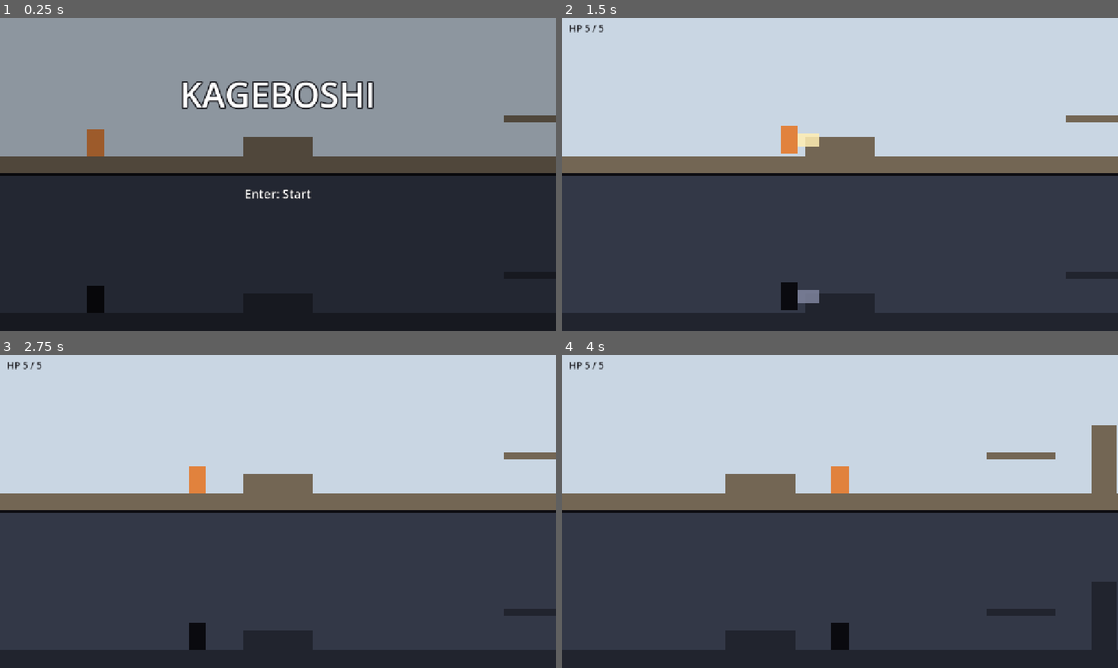
Above: before the commit, frames 1-4 (two rows, left to right).
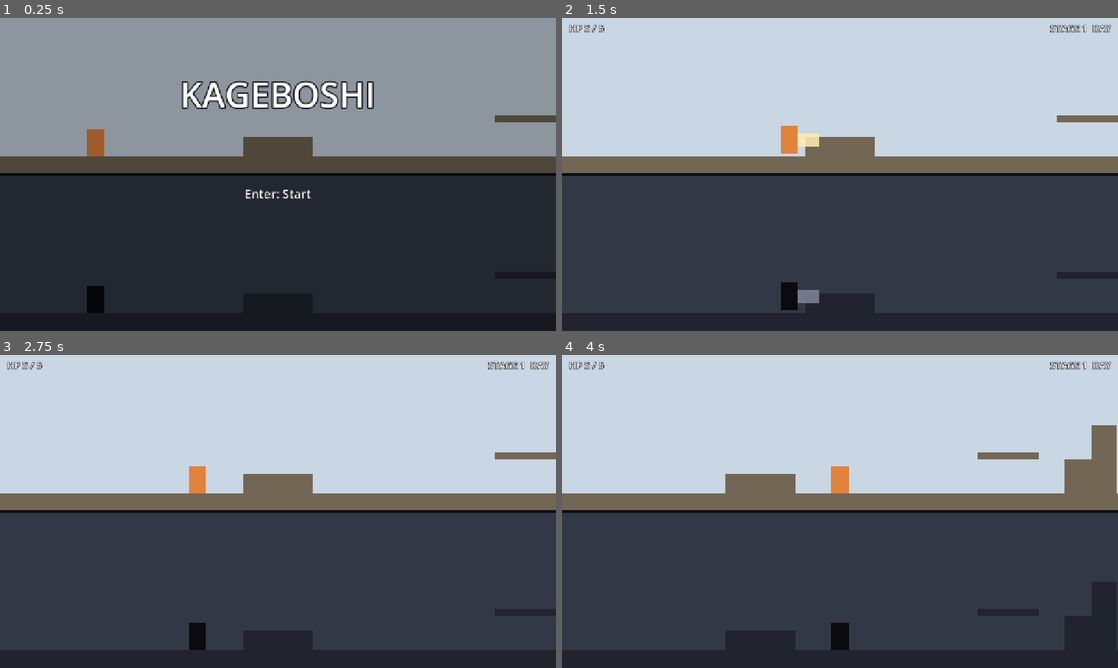
Above: after the commit, the same moments.

Repository: bannzai/kageboshi
Game: Godot game, scene res://scenes/main.tscn
The game is run twice, just before and just after one commit, with the same random seed, the same clock (stepped at 60 frames per second) and the same inputs.
Inputs (mouse positions are in pixels of both pictures, inside the frame that each line leads up to):
- Up to frame 1 (0.25 s): no input
- Up to frame 2 (1.5 s): tap Enter (confirm) at 0.5 s; move the mouse to (962, 158) at 0.52 s; hold Right (move_right) from 0.53 s (still down); tap J (attack) at 0.6, 1.35 s; click (962, 158) at 0.67 s; tap Space (jump) at 0.77 s; move the mouse to (728, 190) at 1.27 s
- Up to frame 3 (2.75 s): tap Space (jump) at 1.52 s; move the mouse to (333, 442) at 2.02 s; release Right (move_right) at 2.03 s; hold Left (move_left) from 2.03 s (still down); tap Enter (confirm) at 2.1 s; tap J (attack) at 2.3 s
- Up to frame 4 (4 s): move the mouse to (812, 574) at 2.77 s; release Left (move_left) at 2.78 s; hold Right (move_right) from 2.78 s (still down); tap J (attack) at 2.85, 3.6 s; click (812, 574) at 2.92 s; tap Space (jump) at 3.02, 3.77 s; move the mouse to (1006, 558) at 3.52 s

The runs differ from the first frame. In frame 1, less than 0.1% of the frame differs, in the area x 89-91%, y 31-34%; in frame 2, 0.4%; in frame 3, 0.4%; in frame 4, 1.6%, in the area x 1-99%, y 2-95%.

Commit message:
昼・夕方・夜のステージを定義し、ステージクリアから次のステージへ進める
- scripts/stage.gd を定数の束からステージ 1 本分の型 (名前・横幅・空の色・地形・敵・光源) に変え、
  地面・左右の端の壁・天井・ゴールは横幅から導く
- scripts/stages.gd に遊ぶ順のステージを定義する。昼は高い光源だけ (影が縮む)、夕方は低い光源だけ
  (影が伸びる)、夜は高さの違う光源を 4 本点在させる。昼の壁の手前に段を足し、地面から跳び移れるようにする
- GameState に遊んでいるステージの番号を持たせる。ステージクリアの Enter で次のステージへ進み、
  最後のステージのクリアとタイトルへ戻る遷移で最初のステージに戻る
- main.gd は GameState のステージから地形・光源・敵・ゴール・空の色を置き、影とスクロールの計算は
  ステージの光源・横幅を引数で受ける純粋な関数のままにする
- 画面右上にステージの番号と名前を出し、ステージクリアの表示に次の操作 (Next Stage / Title) を出す

Diff:
--- a/scenes/main.tscn
+++ b/scenes/main.tscn
@@ -102,9 +102,23 @@
 offset_top = 8.0
 offset_right = 216.0
 offset_bottom = 40.0
-theme_override_colors/font_color = Color(0.1, 0.1, 0.12, 1)
+theme_override_colors/font_color = Color(1, 1, 1, 1)
+theme_override_colors/font_outline_color = Color(0.05, 0.05, 0.07, 1)
+theme_override_constants/outline_size = 6
 theme_override_font_sizes/font_size = 22
 text = "HP 5 / 5"
+
+[node name="StageLabel" type="Label" parent="Overlay"]
+offset_left = 864.0
+offset_top = 8.0
+offset_right = 1264.0
+offset_bottom = 40.0
+theme_override_colors/font_color = Color(1, 1, 1, 1)
+theme_override_colors/font_outline_color = Color(0.05, 0.05, 0.07, 1)
+theme_override_constants/outline_size = 6
+theme_override_font_sizes/font_size = 22
+text = "STAGE 1  DAY"
+horizontal_alignment = 2
 
 [node name="Screens" type="CanvasLayer" parent="."]
 layer = 2
@@ -218,6 +232,6 @@
 offset_bottom = 430.0
 theme_override_colors/font_color = Color(1, 1, 1, 1)
 theme_override_font_sizes/font_size = 28
-text = "Enter: Title"
-horizontal_alignment = 1
-vertical_alignment = 1
+text = "Enter: Next Stage"
+horizontal_alignment = 1
+vertical_alignment = 1
--- a/scripts/game_state.gd
+++ b/scripts/game_state.gd
@@ -1,6 +1,6 @@
 extends Node
 ## ゲーム進行の状態 (autoload の GameState)。いま表示している画面 (タイトル・プレイ中・ポーズ・ゲームオーバー・
-## ステージクリア) と、主人公と影で共有する体力、被弾直後の無敵時間を持つ。
+## ステージクリア) と遊んでいるステージ、主人公と影で共有する体力、被弾直後の無敵時間を持つ。
 ## 体力が 0 になるとゲームオーバーの画面に移る。
 
 ## 表示している画面。ステージが進むのは PLAYING の間だけ
@@ -8,22 +8,30 @@
 ## 画面を切り替える操作 (project.godot の入力の confirm / pause / quit_to_title)
 enum Command { CONFIRM, PAUSE, QUIT }
 
+## 遊ぶ順に並べたステージの一覧
+const Stages := preload("res://scripts/stages.gd")
+## ステージ 1 本の定義
+const Stage := preload("res://scripts/stage.gd")
+
 ## 体力の最大値。上下の画面の敵に 1 回ずつ触れても半分以上残り、立て直せる値にする
 const MAX_HP: int = 5
 ## 被弾してから次のダメージを受けない時間 (秒)。敵に触れ続けても毎フレーム減らないようにする
 const INVINCIBLE_TIME: float = 1.0
 ## 画面ごとに受け付ける操作と、その操作で移る画面。ここに無い操作はその画面では何もしない。
-## ゲームオーバーとステージクリアへは操作ではなく、体力 (take_damage) とゴール (clear_stage) で移る
+## ゲームオーバーとステージクリアへは操作ではなく、体力 (take_damage) とゴール (clear_stage) で移る。
+## 最後のステージのクリアの画面では、CONFIRM でプレイ中ではなくタイトルへ移る (next_screen)
 const TRANSITIONS: Dictionary = {
 	Screen.TITLE: {Command.CONFIRM: Screen.PLAYING},
 	Screen.PLAYING: {Command.PAUSE: Screen.PAUSED},
 	Screen.PAUSED: {Command.PAUSE: Screen.PLAYING, Command.QUIT: Screen.TITLE},
 	Screen.GAME_OVER: {Command.CONFIRM: Screen.PLAYING, Command.QUIT: Screen.TITLE},
-	Screen.CLEAR: {Command.CONFIRM: Screen.TITLE},
+	Screen.CLEAR: {Command.CONFIRM: Screen.PLAYING},
 }
 
 ## 表示している画面。起動時はタイトル
 var screen: Screen = Screen.TITLE
+## 遊んでいるステージの番号 (Stages.all() の添字)。起動時とタイトルへ戻った時は最初のステージ
+var stage_index: int = 0
 ## 残りの体力
 var hp: int = MAX_HP
 ## 無敵の残り時間 (秒)。0 より大きい間はダメージを受けない
@@ -44,6 +52,16 @@
 ## 体力が 0 になってゲームオーバーの画面にいるか
 func is_game_over() -> bool:
 	return screen == Screen.GAME_OVER
+
+
+## 遊んでいるステージ
+func current_stage() -> Stage:
+	return Stages.all()[stage_index]
+
+
+## 遊んでいるステージが最後のステージか
+func is_last_stage() -> bool:
+	return stage_index >= Stages.count() - 1
 
 
 ## 無敵の間か
@@ -77,23 +95,42 @@
 ## command の操作で画面を移す。遊んでいたステージを捨てて最初から作り直す遷移なら、体力を戻して true を返す
 ## (呼び出し側はステージのシーンを読み込み直す)
 func send(command: Command) -> bool:
-	var next: Screen = next_screen(screen, command)
+	var next: Screen = next_screen(screen, command, is_last_stage())
 	if next == screen:
 		return false
 	var restart: bool = restarts_stage(screen, next)
+	stage_index = next_stage_index(screen, next, stage_index)
 	screen = next
 	if restart:
 		reset()
 	return restart
 
 
-## from の画面で command を操作した時に移る画面。受け付けない操作なら from のまま
-static func next_screen(from: Screen, command: Command) -> Screen:
+## from の画面で command を操作した時に移る画面。受け付けない操作なら from のまま。
+## last_stage は遊んでいるステージが最後のステージか (最後のステージのクリアからはタイトルへ移る)
+static func next_screen(from: Screen, command: Command, last_stage: bool) -> Screen:
 	var commands: Dictionary = TRANSITIONS.get(from, {})
-	return commands.get(command, from)
+	var next: Screen = commands.get(command, from)
+	if from == Screen.CLEAR and next == Screen.PLAYING and last_stage:
+		return Screen.TITLE
+	return next
 
 
-## from から to の画面へ移る時に、遊んでいたステージを最初から作り直すか。タイトルへ戻る時と、
-## ゲームオーバーからやり直す時に作り直す (ポーズからの再開とタイトルからの開始は、今のステージのまま続ける)
+## from から to の画面へ移る時に、遊んでいたステージを最初から作り直すか。タイトルへ戻る時、
+## ゲームオーバーからやり直す時と、ステージクリアから次のステージへ進む時に作り直す
+## (ポーズからの再開とタイトルからの開始は、今のステージのまま続ける)
 static func restarts_stage(from: Screen, to: Screen) -> bool:
-	return to == Screen.TITLE or (from == Screen.GAME_OVER and to == Screen.PLAYING)
+	return (
+		to == Screen.TITLE
+		or (to == Screen.PLAYING and (from == Screen.GAME_OVER or from == Screen.CLEAR))
+	)
+
+
+## from から to の画面へ移った後に遊ぶステージの番号。index は移る前のステージの番号。
+## タイトルへ戻ると最初のステージに、ステージクリアからプレイ中へ移ると次のステージになる
+static func next_stage_index(from: Screen, to: Screen, index: int) -> int:
+	if to == Screen.TITLE:
+		return 0
+	if from == Screen.CLEAR and to == Screen.PLAYING:
+		return index + 1
+	return index
--- a/scripts/main.gd
+++ b/scripts/main.gd
@@ -4,9 +4,10 @@
 ## 左右の動きが逆になり、光源の高さで伸び縮みする (scripts/light.gd)。
 ## 敵は上下どちらの画面にも出て、主人公・影のどちらが触れても共有の体力 (GameState) が減る。
 ## ステージが進むのはプレイ中の画面の間だけで、タイトル・ポーズ・ゲームオーバー・ステージクリアの画面は
-## GameState の画面に合わせて重ねて表示する。ステージを最初からやり直す時はこのシーンを読み込み直す。
-
-## 地形・敵の出現位置・光源の定義
+## GameState の画面に合わせて重ねて表示する。ステージを最初からやり直す時と次のステージへ進む時は、このシーンを
+## 読み込み直す。遊んでいるステージ (昼・夕方・夜) は GameState が持つ。
+
+## ステージ 1 本の地形・敵の出現位置・光源の定義
 const Stage := preload("res://scripts/stage.gd")
 ## 光源による影の反転と倍率の計算
 const Light := preload("res://scripts/light.gd")
@@ -60,7 +61,7 @@
 
 ## カメラの横スクロール量 (画面の左端のステージ上の x)
 var scroll_x: float = 0.0
-## Stage.SPAWNS のうち出現させた数 (先頭から)
+## ステージの敵の出現位置 (Stage.spawns) のうち出現させた数 (先頭から)
 var spawned_count: int = 0
 ## ステージ開始からの経過時間 (秒)。同期ボーナスの判定の時刻に使う
 var elapsed: float = 0.0
@@ -72,8 +73,10 @@
 ## 仕切り線の光を消していく途中の Tween。続けて同期ボーナスが出たら止めて光らせ直す
 var sync_flash_tween: Tween = null
 
-## 表示している画面と、主人公と影で共有する体力 (autoload の GameState)
+## 表示している画面と、遊んでいるステージ、主人公と影で共有する体力 (autoload の GameState)
 @onready var game_state: GameStateScript = get_node("/root/GameState")
+## 遊んでいるステージ。シーンを読み込み直すまで変わらない
+@onready var stage: Stage = game_state.current_stage()
 ## 上の画面の主人公
 @onready var hero: Hero = $Hero
 ## 下の画面の影。位置は _sync_shadow() で主人公から導く
@@ -96,6 +99,10 @@
 @onready var sync_flash: ColorRect = $Overlay/SyncFlash
 ## 体力の表示
 @onready var hp_label: Label = $Overlay/HpLabel
+## 遊んでいるステージの番号と名前の表示
+@onready var stage_label: Label = $Overlay/StageLabel
+## 上の画面の背景。ステージの空の色で塗る
+@onready var sky: ColorRect = $Background/TopScreen
 ## ゴールの目印 (上の画面)
 @onready var goal: ColorRect = $Goal
 ## 画面ごとに重ねる表示。GameState の画面がこのキーの時だけ表示する
@@ -111,8 +118,13 @@
 	print("kageboshi boot")
 	game_state.reset()
 	sync_flash.color = SYNC_COLOR
-	goal.position = Stage.GOAL.position
-	goal.size = Stage.GOAL.size
+	sky.color = stage.sky
+	stage_label.text = "STAGE %d  %s" % [game_state.stage_index + 1, stage.title]
+	if game_state.is_last_stage():
+		$Screens/Clear/Label.text = "ALL CLEAR"
+		$Screens/Clear/Hint.text = "Enter: Title"
+	goal.position = stage.goal().position
+	goal.size = stage.goal().size
 	goal.color = GOAL_COLOR
 	camera.make_current()
 	_build_terrain()
@@ -156,7 +168,7 @@
 		enemy.physics_step(delta)
 	_resolve_attack_hits()
 	_resolve_contact_damage()
-	if hero.body_rect().intersects(Stage.GOAL):
+	if hero.body_rect().intersects(stage.goal()):
 		game_state.clear_stage()
 
 
@@ -171,15 +183,15 @@
 	return enemy
 
 
-## Stage.TERRAIN の矩形ごとに、上の画面には当たり判定と見た目を、下の画面には見た目だけを置く。
-## 天井 (Stage.CEILING) は当たり判定だけを置く
+## ステージの地形 (Stage.terrain()) の矩形ごとに、上の画面には当たり判定と見た目を、下の画面には見た目だけを置く。
+## 天井 (Stage.ceiling()) は当たり判定だけを置く
 func _build_terrain() -> void:
-	for rect: Rect2 in Stage.TERRAIN:
+	for rect: Rect2 in stage.terrain():
 		var body: StaticBody2D = _collision_body(rect)
 		body.add_child(_terrain_rect(Rect2(Vector2.ZERO, rect.size), TOP_TERRAIN_COLOR))
 		top_terrain.add_child(body)
 		bottom_terrain.add_child(_terrain_rect(rect, BOTTOM_TERRAIN_COLOR))
-	add_child(_collision_body(Stage.CEILING))
+	add_child(_collision_body(stage.ceiling()))
 
 
 ## area を占める当たり判定
@@ -205,11 +217,11 @@
 	return rect
 
 
-## Stage.LIGHTS の光源ごとに、上の画面には光源 (柱と灯り) と反転区間を照らす光を、下の画面には反転区間で影が
+## ステージの光源 (Stage.lights) ごとに、上の画面には光源 (柱と灯り) と反転区間を照らす光を、下の画面には反転区間で影が
 ## 逆へ動く範囲 (光源から左へ、反転区間の幅に倍率を掛けた幅) の帯と左向きの矢印を置く (反転区間の予兆)。
 ## 帯の幅で影の伸び縮みも前もって分かる。主人公は画面の中央にいるため、反転区間は入る半画面前から見える
 func _build_lights() -> void:
-	for light: Dictionary in Stage.LIGHTS:
+	for light: Dictionary in stage.lights:
 		var x: float = light["x"]
 		var lamp_y: float = Stage.GROUND_Y - light["height"]
 		var beam: Polygon2D = Polygon2D.new()
@@ -241,26 +253,26 @@
 ## 影の位置・長さ・攻撃は主人公と、主人公がいる反転区間の光源から導く
 ## (.claude/rules/shadow-position-derived-from-hero.md)
 func _sync_shadow() -> void:
-	shadow.position = shadow_position(hero.position)
-	var body: Rect2 = shadow_body_rect(hero.position)
+	shadow.position = shadow_position(hero.position, stage.lights)
+	var body: Rect2 = shadow_body_rect(hero.position, stage.lights)
 	shadow_body.position = body.position - shadow.position
 	shadow_body.size = body.size
-	var attack: Rect2 = shadow_attack_area(hero.position, hero.facing)
+	var attack: Rect2 = shadow_attack_area(hero.position, hero.facing, stage.lights)
 	shadow_attack.visible = hero.attack_visual.visible
 	shadow_attack.position = attack.position - shadow.position
 	shadow_attack.size = attack.size
 
 
 func _follow_camera() -> void:
-	scroll_x = scroll_for(hero.position.x + Hero.SIZE.x / 2.0)
+	scroll_x = scroll_for(hero.position.x + Hero.SIZE.x / 2.0, stage.width)
 	camera.position = Vector2(scroll_x, 0.0)
 
 
-## 画面の右端に近づいた Stage.SPAWNS の敵を出現させる
+## 画面の右端に近づいたステージの敵 (Stage.spawns) を出現させる
 func _spawn_due_enemies() -> void:
-	var due: int = Stage.due_spawn_count(scroll_x + SCREEN_WIDTH)
+	var due: int = stage.due_spawn_count(scroll_x + SCREEN_WIDTH)
 	while spawned_count < due:
-		var spawn: Dictionary = Stage.SPAWNS[spawned_count]
+		var spawn: Dictionary = stage.spawns[spawned_count]
 		spawn_enemy(spawn["lane"], spawn["x"], spawn["floor_y"], spawn["patrol"])
 		spawned_count += 1
 
@@ -286,7 +298,7 @@
 		return
 	var areas: Array[Rect2] = [
 		Hero.attack_area(hero.position, hero.facing, Hero.ATTACK_REACH),
-		shadow_attack_area(hero.position, hero.facing)
+		shadow_attack_area(hero.position, hero.facing, stage.lights)
 	]
 	var hits: Array[Enemy] = []
 	for enemy: Enemy in _living_enemies():
@@ -322,7 +334,7 @@
 
 ## 上の画面の敵が主人公に、下の画面の敵が影に触れていたら体力を減らす
 func _resolve_contact_damage() -> void:
-	var bodies: Array[Rect2] = [hero.body_rect(), shadow_body_rect(hero.position)]
+	var bodies: Array[Rect2] = [hero.body_rect(), shadow_body_rect(hero.position, stage.lights)]
 	for enemy: Enemy in _living_enemies():
 		if bodies[enemy.lane].intersects(enemy.body_rect()):
 			game_state.take_damage(CONTACT_DAMAGE)
@@ -355,6 +367,7 @@
 func _update_hud() -> void:
 	hp_label.text = "HP %d / %d" % [game_state.hp, game_state.MAX_HP]
 	hp_label.visible = game_state.screen != GameStateScript.Screen.TITLE
+	stage_label.visible = hp_label.visible
 	for screen: GameStateScript.Screen in screen_panels:
 		var panel: Control = screen_panels[screen]
 		panel.visible = game_state.screen == screen
@@ -363,44 +376,49 @@
 	shadow.modulate.a = alpha
 
 
-## 体の左上が hero_position の主人公の影の位置 (伸び縮みさせる前の、主人公と同じ大きさの体の左上)。
-## 上の画面 1 つ分下で、横は主人公の体の中心を Light.shadow_center_x() で写した位置 (反転区間の外は主人公と同じ)
-static func shadow_position(hero_position: Vector2) -> Vector2:
+## 体の左上が hero_position の主人公の、光源が lights (Stage.lights の形) のステージでの影の位置 (伸び縮みさせる前の、
+## 主人公と同じ大きさの体の左上)。上の画面 1 つ分下で、横は主人公の体の中心を Light.shadow_center_x() で写した位置
+## (反転区間の外は主人公と同じ)
+static func shadow_position(hero_position: Vector2, lights: Array[Dictionary]) -> Vector2:
 	var half_width: float = Hero.SIZE.x / 2.0
 	return Vector2(
-		Light.shadow_center_x(hero_position.x + half_width, Stage.LIGHTS) - half_width,
+		Light.shadow_center_x(hero_position.x + half_width, lights) - half_width,
 		hero_position.y + SCREEN_HEIGHT
 	)
 
 
-## 体の左上が hero_position の主人公の影の体の矩形。足元と横位置は shadow_position() の体と同じで、
-## 高さを光源の倍率で伸び縮みさせる (敵との接触もこの矩形で判定する)
-static func shadow_body_rect(hero_position: Vector2) -> Rect2:
-	var at: Vector2 = shadow_position(hero_position)
+## 体の左上が hero_position の主人公の、光源が lights のステージでの影の体の矩形。足元と横位置は shadow_position() の
+## 体と同じで、高さを光源の倍率で伸び縮みさせる (敵との接触もこの矩形で判定する)
+static func shadow_body_rect(hero_position: Vector2, lights: Array[Dictionary]) -> Rect2:
+	var at: Vector2 = shadow_position(hero_position, lights)
 	var height: float = (
-		Hero.SIZE.y * Light.shadow_scale_at(hero_position.x + Hero.SIZE.x / 2.0, Stage.LIGHTS)
+		Hero.SIZE.y * Light.shadow_scale_at(hero_position.x + Hero.SIZE.x / 2.0, lights)
 	)
 	return Rect2(at.x, at.y + Hero.SIZE.y - height, Hero.SIZE.x, height)
 
 
-## 体の左上が hero_position で hero_facing を向いている主人公の影の攻撃の範囲。反転区間では主人公と逆を向き、
-## リーチは光源の倍率で伸び縮みする。高さは主人公と同じ (足元から同じ高さに出て、地面に立つ敵に届く)
-static func shadow_attack_area(hero_position: Vector2, hero_facing: float) -> Rect2:
+## 体の左上が hero_position で hero_facing を向いている主人公の、光源が lights のステージでの影の攻撃の範囲。
+## 反転区間では主人公と逆を向き、リーチは光源の倍率で伸び縮みする。高さは主人公と同じ (足元から同じ高さに出て、
+## 地面に立つ敵に届く)
+static func shadow_attack_area(
+	hero_position: Vector2, hero_facing: float, lights: Array[Dictionary]
+) -> Rect2:
 	var center_x: float = hero_position.x + Hero.SIZE.x / 2.0
 	return Hero.attack_area(
-		shadow_position(hero_position),
-		hero_facing * Light.shadow_direction(center_x, Stage.LIGHTS),
-		Hero.ATTACK_REACH * Light.shadow_scale_at(center_x, Stage.LIGHTS)
+		shadow_position(hero_position, lights),
+		hero_facing * Light.shadow_direction(center_x, lights),
+		Hero.ATTACK_REACH * Light.shadow_scale_at(center_x, lights)
 	)
 
 
-## light (Stage.LIGHTS の要素) の反転区間で、影の体の中心が逆へ動く範囲の下の画面の矩形 (地面より上)。
+## light (Stage.lights の要素) の反転区間で、影の体の中心が逆へ動く範囲の下の画面の矩形 (地面より上)。
 ## 光源の x から左へ、反転区間の幅に光源の倍率を掛けた幅
 static func shadow_reverse_range(light: Dictionary) -> Rect2:
 	var width: float = light["zone"] * Light.shadow_scale(light["height"])
 	return Rect2(light["x"] - width, SCREEN_HEIGHT, width, Stage.GROUND_Y)
 
 
-## 主人公の中心が hero_center_x の時の横スクロール量。主人公を画面の中央に置き、ステージの外は映さない
-static func scroll_for(hero_center_x: float) -> float:
-	return clampf(hero_center_x - SCREEN_WIDTH / 2.0, 0.0, Stage.WIDTH - SCREEN_WIDTH)
+## 主人公の中心が hero_center_x の時の、横幅 stage_width のステージの横スクロール量。主人公を画面の中央に置き、
+## ステージの外は映さない
+static func scroll_for(hero_center_x: float, stage_width: float) -> float:
+	return clampf(hero_center_x - SCREEN_WIDTH / 2.0, 0.0, stage_width - SCREEN_WIDTH)
--- a/scripts/stage.gd
+++ b/scripts/stage.gd
@@ -1,57 +1,81 @@
 extends RefCounted
-## ステージの地形・敵の出現位置・光源の定義。座標は上の画面 (主人公の世界) のもので、下の画面の地形と敵は
+## ステージ 1 本の地形・敵の出現位置・光源・空の色。座標は上の画面 (主人公の世界) のもので、下の画面の地形と敵は
 ## ここから上の画面 1 つ分 (main.gd の SCREEN_HEIGHT) だけ下にずらして置く。
+## 遊ぶ順に並べたステージの一覧は scripts/stages.gd に置く。
 
-## 敵の出現先の画面 (Combat.Lane)
-const Combat := preload("res://scripts/combat.gd")
+## 地面の上端の y 座標。全ステージで共通
+const GROUND_Y: float = 320.0
+## 画面の右端からこの距離だけ先の出現位置まで出現させる (画面に入る直前に置き、出現の瞬間を見せない)
+const SPAWN_AHEAD: float = 80.0
+## ゴールの横幅。ゴールはステージの右端の壁の手前に置く
+const GOAL_WIDTH: float = 80.0
+## 左右の端の見えない壁・見えない天井の厚み
+const BOUND_THICKNESS: float = 40.0
 
+## 画面に出すステージの名前
+var title: String = ""
 ## ステージの横幅。カメラはこの範囲の外を映さない
-const WIDTH: float = 3200.0
-## 地面の上端の y 座標
-const GROUND_Y: float = 320.0
-## 地形 (足場・段差・壁) の矩形。上の画面ではこの矩形が当たり判定になり、下の画面には同じ形を見た目だけ置く。
-## 左右の端の壁はステージの外に出さないための見えない壁
-const TERRAIN: Array[Rect2] = [
-	Rect2(-40.0, 0.0, 40.0, 360.0),
-	Rect2(0.0, GROUND_Y, WIDTH, 40.0),
-	Rect2(560.0, 272.0, 160.0, 48.0),
-	Rect2(1160.0, 224.0, 160.0, 16.0),
-	Rect2(1400.0, 160.0, 60.0, 160.0),
-	Rect2(1900.0, 272.0, 240.0, 48.0),
-	Rect2(WIDTH, 0.0, 40.0, 360.0),
-]
+var width: float = 0.0
+## 上の画面の空の色
+var sky: Color = Color.WHITE
+## 地面と左右の端の見えない壁を除いた地形 (足場・段差・壁) の矩形。x の昇順に並べる
+var obstacles: Array[Rect2] = []
+## 敵の出現位置。x の昇順に並べる。x は出現位置 (体の左端)、floor_y は足元の y 座標 (上の画面の座標)、
+## lane は出現する画面 (scripts/combat.gd の Lane)、patrol は x から左へ往復する幅。往復の範囲は地形の段差・壁と
+## 重ならないように置く
+var spawns: Array[Dictionary] = []
+## 光源 (松明・街灯)。x の昇順に並べる。x は光源の位置、height は地面からの光源の高さ (scripts/light.gd の
+## shadow_scale() で影の倍率になる)、zone は光源をまたいだ先 (右) の反転区間の幅。反転区間どうしは重ならないように置く。
+## 高い地形から跳ぶと伸びた影の頭が下の画面の上端を越え、段差のそばでは逆へ動いた影が下の画面の段差に重なるため、
+## 主人公と影が反転区間で動く範囲は地面だけの平らな所にする
+var lights: Array[Dictionary] = []
+
+
+## 各引数は同じ名前 (stage_ を除いた名前) のプロパティの値
+func _init(
+	stage_title: String,
+	stage_width: float,
+	stage_sky: Color,
+	stage_obstacles: Array[Rect2],
+	stage_spawns: Array[Dictionary],
+	stage_lights: Array[Dictionary]
+) -> void:
+	title = stage_title
+	width = stage_width
+	sky = stage_sky
+	obstacles = stage_obstacles
+	spawns = stage_spawns
+	lights = stage_lights
+
+
+## 地形の矩形。上の画面ではこの矩形が当たり判定になり、下の画面には同じ形を見た目だけ置く。
+## 左の端の壁・地面・obstacles・右の端の壁の順に並べる。左右の端の壁はステージの外に出さないための見えない壁
+func terrain() -> Array[Rect2]:
+	var rects: Array[Rect2] = [
+		Rect2(-BOUND_THICKNESS, 0.0, BOUND_THICKNESS, GROUND_Y + BOUND_THICKNESS),
+		Rect2(0.0, GROUND_Y, width, BOUND_THICKNESS),
+	]
+	rects.append_array(obstacles)
+	rects.append(Rect2(width, 0.0, BOUND_THICKNESS, GROUND_Y + BOUND_THICKNESS))
+	return rects
+
+
 ## 上の画面の上端 (y = 0) より上に出ないための見えない天井。当たり判定だけを置き、下の画面へは写さない
 ## (写すと上の画面の地面に重なる)。高い地形から跳んだ主人公が上端を越えると、上の画面 1 つ分下の影も
 ## 下の画面の上端を越えて上の画面に描かれるため
-const CEILING: Rect2 = Rect2(-40.0, -40.0, WIDTH + 80.0, 40.0)
-## ゴール。主人公の体がこの矩形に入るとステージクリアになる。ステージの右端の壁の手前に置く
-const GOAL: Rect2 = Rect2(WIDTH - 80.0, 0.0, 80.0, GROUND_Y)
-## 敵の出現位置。x の昇順に並べる。x は出現位置 (体の左端)、floor_y は足元の y 座標 (上の画面の座標)、
-## lane は出現する画面、patrol は x から左へ往復する幅。往復の範囲は地形の段差・壁と重ならないように置く
-const SPAWNS: Array[Dictionary] = [
-	{"x": 1760.0, "floor_y": GROUND_Y, "lane": Combat.Lane.TOP, "patrol": 240.0},
-	{"x": 1860.0, "floor_y": GROUND_Y, "lane": Combat.Lane.BOTTOM, "patrol": 160.0},
-	{"x": 2500.0, "floor_y": GROUND_Y, "lane": Combat.Lane.TOP, "patrol": 200.0},
-	{"x": 2500.0, "floor_y": GROUND_Y, "lane": Combat.Lane.BOTTOM, "patrol": 200.0},
-	{"x": 3000.0, "floor_y": GROUND_Y, "lane": Combat.Lane.BOTTOM, "patrol": 240.0},
-]
-## 画面の右端からこの距離だけ先の出現位置まで出現させる (画面に入る直前に置き、出現の瞬間を見せない)
-const SPAWN_AHEAD: float = 80.0
-## 光源 (松明・街灯)。x の昇順に並べる。x は光源の位置、height は地面からの光源の高さ (scripts/light.gd の
-## shadow_scale() で影の倍率になる)、zone は光源をまたいだ先 (右) の反転区間の幅。反転区間どうしは重ならないように置く。
-## 1 つ目は高い街灯 (影が縮む)、2 つ目は低い松明 (影が伸びる)。高い地形 (壁の上) から跳ぶと伸びた影の頭が
-## 下の画面の上端を越え、段差のそばでは逆へ動いた影が下の画面の段差に重なるため、主人公と影が反転区間で動く範囲は
-## 地面だけの平らな所にする
-const LIGHTS: Array[Dictionary] = [
-	{"x": 2300.0, "height": 280.0, "zone": 200.0},
-	{"x": 2700.0, "height": 96.0, "zone": 160.0},
-]
+func ceiling() -> Rect2:
+	return Rect2(-BOUND_THICKNESS, -BOUND_THICKNESS, width + BOUND_THICKNESS * 2.0, BOUND_THICKNESS)
 
 
-## 画面の右端が view_right の時に出現済みであるべき敵の数 (SPAWNS の先頭からの個数)
-static func due_spawn_count(view_right: float) -> int:
+## ゴール。主人公の体がこの矩形に入るとステージクリアになる。ステージの右端の壁の手前に置く
+func goal() -> Rect2:
+	return Rect2(width - GOAL_WIDTH, 0.0, GOAL_WIDTH, GROUND_Y)
+
+
+## 画面の右端が view_right の時に出現済みであるべき敵の数 (spawns の先頭からの個数)
+func due_spawn_count(view_right: float) -> int:
 	var count: int = 0
-	for spawn: Dictionary in SPAWNS:
+	for spawn: Dictionary in spawns:
 		if spawn["x"] > view_right + SPAWN_AHEAD:
 			break
 		count += 1
--- /dev/null
+++ b/scripts/stages.gd
@@ -0,0 +1,105 @@
+extends RefCounted
+## 遊ぶ順 (昼 → 夕方 → 夜) に並べたステージ。昼は高い光源だけで影が縮み、夕方は低い光源だけで影が伸び、
+## 夜は高さの違う光源が点在して反転区間ごとに影が伸び縮みする。ステージ 1 本の形は scripts/stage.gd。
+
+## ステージ 1 本の定義
+const Stage := preload("res://scripts/stage.gd")
+## 敵の出現先の画面 (Combat.Lane)
+const Combat := preload("res://scripts/combat.gd")
+
+## 昼の地形。地面から 1 回では越えられない高さの壁 (x = 1400) の手前に段 (x = 1340) を置き、段から跳び移れる
+## ようにする。足場 (x = 1140) は段の前で跳ぶ主人公の頭に当たらないよう、段の手前で主人公の体の幅より広く空ける
+const DAY_OBSTACLES: Array[Rect2] = [
+	Rect2(560.0, 272.0, 160.0, 48.0),
+	Rect2(1140.0, 224.0, 140.0, 16.0),
+	Rect2(1340.0, 240.0, 60.0, 80.0),
+	Rect2(1400.0, 160.0, 60.0, 160.0),
+	Rect2(1900.0, 272.0, 240.0, 48.0),
+]
+## 昼の敵の出現位置
+const DAY_SPAWNS: Array[Dictionary] = [
+	{"x": 1760.0, "floor_y": Stage.GROUND_Y, "lane": Combat.Lane.TOP, "patrol": 240.0},
+	{"x": 1860.0, "floor_y": Stage.GROUND_Y, "lane": Combat.Lane.BOTTOM, "patrol": 160.0},
+	{"x": 2500.0, "floor_y": Stage.GROUND_Y, "lane": Combat.Lane.TOP, "patrol": 200.0},
+	{"x": 2500.0, "floor_y": Stage.GROUND_Y, "lane": Combat.Lane.BOTTOM, "patrol": 200.0},
+	{"x": 3000.0, "floor_y": Stage.GROUND_Y, "lane": Combat.Lane.BOTTOM, "patrol": 240.0},
+]
+## 昼の光源。どちらも高い街灯で、影が縮む
+const DAY_LIGHTS: Array[Dictionary] = [
+	{"x": 2300.0, "height": 280.0, "zone": 200.0},
+	{"x": 2700.0, "height": 300.0, "zone": 160.0},
+]
+
+## 夕方の地形。x = 1300 と x = 1380 の 2 段を続けて登る
+const EVENING_OBSTACLES: Array[Rect2] = [
+	Rect2(480.0, 256.0, 120.0, 64.0),
+	Rect2(900.0, 272.0, 200.0, 48.0),
+	Rect2(1300.0, 240.0, 80.0, 80.0),
+	Rect2(1380.0, 176.0, 80.0, 144.0),
+	Rect2(2640.0, 264.0, 120.0, 56.0),
+]
+## 夕方の敵の出現位置
+const EVENING_SPAWNS: Array[Dictionary] = [
+	{"x": 1180.0, "floor_y": Stage.GROUND_Y, "lane": Combat.Lane.TOP, "patrol": 60.0},
+	{"x": 1700.0, "floor_y": Stage.GROUND_Y, "lane": Combat.Lane.BOTTOM, "patrol": 160.0},
+	{"x": 2300.0, "floor_y": Stage.GROUND_Y, "lane": Combat.Lane.TOP, "patrol": 120.0},
+	{"x": 2980.0, "floor_y": Stage.GROUND_Y, "lane": Combat.Lane.TOP, "patrol": 180.0},
+	{"x": 2980.0, "floor_y": Stage.GROUND_Y, "lane": Combat.Lane.BOTTOM, "patrol": 180.0},
+	{"x": 3250.0, "floor_y": Stage.GROUND_Y, "lane": Combat.Lane.BOTTOM, "patrol": 160.0},
+]
+## 夕方の光源。どちらも低い松明で、影が伸びる
+const EVENING_LIGHTS: Array[Dictionary] = [
+	{"x": 1800.0, "height": 96.0, "zone": 160.0},
+	{"x": 2400.0, "height": 80.0, "zone": 140.0},
+]
+
+## 夜の地形。x = 1780 と x = 1900 の 2 段を続けて登る
+const NIGHT_OBSTACLES: Array[Rect2] = [
+	Rect2(500.0, 272.0, 160.0, 48.0),
+	Rect2(1150.0, 256.0, 80.0, 64.0),
+	Rect2(1780.0, 272.0, 120.0, 48.0),
+	Rect2(1900.0, 224.0, 80.0, 96.0),
+	Rect2(3100.0, 256.0, 160.0, 64.0),
+]
+## 夜の敵の出現位置
+const NIGHT_SPAWNS: Array[Dictionary] = [
+	{"x": 1100.0, "floor_y": Stage.GROUND_Y, "lane": Combat.Lane.BOTTOM, "patrol": 40.0},
+	{"x": 1720.0, "floor_y": Stage.GROUND_Y, "lane": Combat.Lane.TOP, "patrol": 40.0},
+	{"x": 2500.0, "floor_y": Stage.GROUND_Y, "lane": Combat.Lane.TOP, "patrol": 100.0},
+	{"x": 2500.0, "floor_y": Stage.GROUND_Y, "lane": Combat.Lane.BOTTOM, "patrol": 100.0},
+	{"x": 3040.0, "floor_y": Stage.GROUND_Y, "lane": Combat.Lane.BOTTOM, "patrol": 60.0},
+	{"x": 3450.0, "floor_y": Stage.GROUND_Y, "lane": Combat.Lane.TOP, "patrol": 150.0},
+]
+## 夜の光源。高さの違う街灯と松明が点在し、影が縮む区間と伸びる区間が交互に来る
+const NIGHT_LIGHTS: Array[Dictionary] = [
+	{"x": 900.0, "height": 200.0, "zone": 140.0},
+	{"x": 1500.0, "height": 120.0, "zone": 140.0},
+	{"x": 2200.0, "height": 240.0, "zone": 160.0},
+	{"x": 2800.0, "height": 100.0, "zone": 140.0},
+]
+
+
+## 遊ぶ順に並べたステージ。呼ぶたびに作り直す (Stage は定数の配列を参照するだけで状態を持たない)
+static func all() -> Array[Stage]:
+	var stages: Array[Stage] = [
+		Stage.new(
+			"DAY", 3200.0, Color(0.79, 0.84, 0.89, 1.0), DAY_OBSTACLES, DAY_SPAWNS, DAY_LIGHTS
+		),
+		Stage.new(
+			"EVENING",
+			3400.0,
+			Color(0.93, 0.64, 0.45, 1.0),
+			EVENING_OBSTACLES,
+			EVENING_SPAWNS,
+			EVENING_LIGHTS
+		),
+		Stage.new(
+			"NIGHT", 3600.0, Color(0.11, 0.13, 0.25, 1.0), NIGHT_OBSTACLES, NIGHT_SPAWNS, NIGHT_LIGHTS
+		),
+	]
+	return stages
+
+
+## ステージの数
+static func count() -> int:
+	return all().size()
